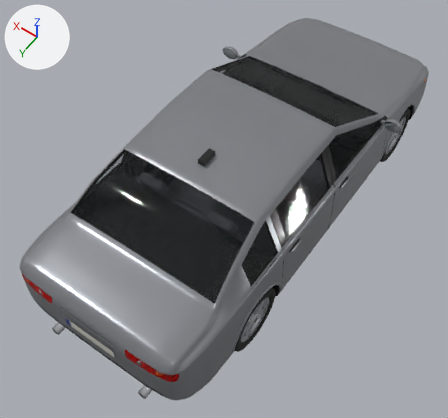
The Blender file data/models/cars/mittelklasse/mittelklasse.blend: old version first, new version second.
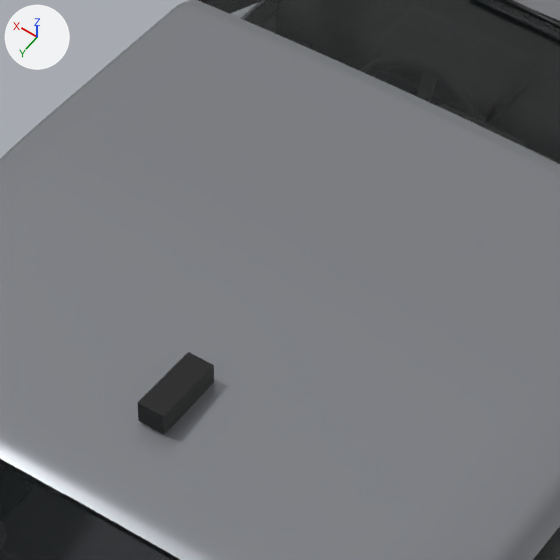
Each version appears first whole from a 50 mm camera at (-2.19, 3.72, 5.3) aimed at (0.03, 0.61, 0.42), and next in a close-up on the part from 37% to 65% of the width and 17% to 47% of the height. The axes (+X, +Y, +Z) are drawn at upper left. The lights are the same throughout. The last two pictures show the newer version.

In view in the first close-up: 'body', 'details' and 2 more.
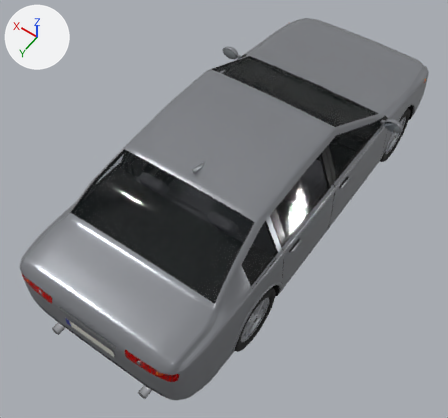
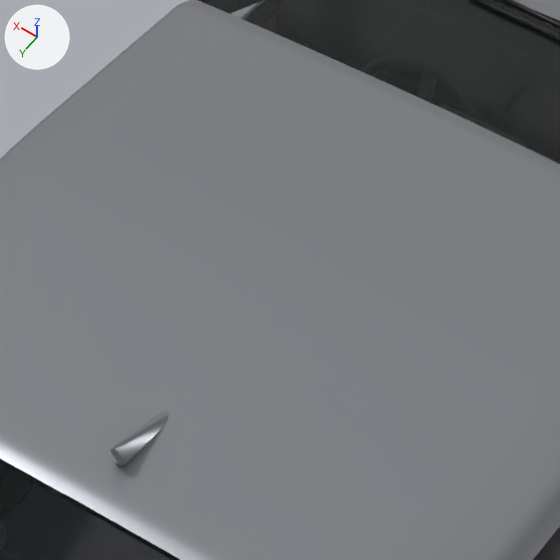
Location of each change, [x1, y1, x2, y2] in pixels of the close-ups (560 x 560 px):
'details', reshaped: before [138, 0, 560, 434]; after [110, 0, 560, 466]
part 1 of me_details, added: after [110, 412, 169, 466]
part 2 of me_details, deleted: before [138, 352, 214, 434]

Diff of the bpy script that builds the scene:
```diff
--- a/data/models/cars/mittelklasse/mittelklasse.blend.py
+++ b/data/models/cars/mittelklasse/mittelklasse.blend.py
@@ me_details @@
 # used by ob_details; parent = ob_body; location = (0.0, 0.0, 0.0)
 # verts and faces of me_details; kept vertices keep their numbers, new ones are numbered from 1990
 # before: 1982 (-0.03, 0.82, 1.43), 1983 (-0.03, 0.82, 1.48) at pixel (213, 365), 1984 (-0.03, 0.98, 1.43) at pixel (163, 434), 1985 (-0.03, 0.98, 1.48) at pixel (163, 416), 1986 (0.03, 0.82, 1.43)
 # before: 1987 (0.03, 0.82, 1.48) at pixel (188, 351), 1988 (0.03, 0.98, 1.43) at pixel (138, 420), 1989 (0.03, 0.98, 1.48) at pixel (137, 402)
-me_details.from_pydata(...)  # 1990 vertices, 1706 faces; spans x -0.92..0.92, y -2.37..2.52, z 0.09..1.48
+me_details.from_pydata(...)  # 2078 vertices, 1798 faces; spans x -0.92..0.92, y -2.37..2.52, z 0.09..1.48
+# me_details part 1: a new loose piece of 96 vertices spanning x -0.01..0.01, y 0.92..1.1, z 1.41..1.48, in mat_paint (grey #8d9095)
+# me_details part 2
+delete_vertices([*range(1982, 1990)])  # with the faces that use them
 me_details.materials.append(mat_chrome)
```
